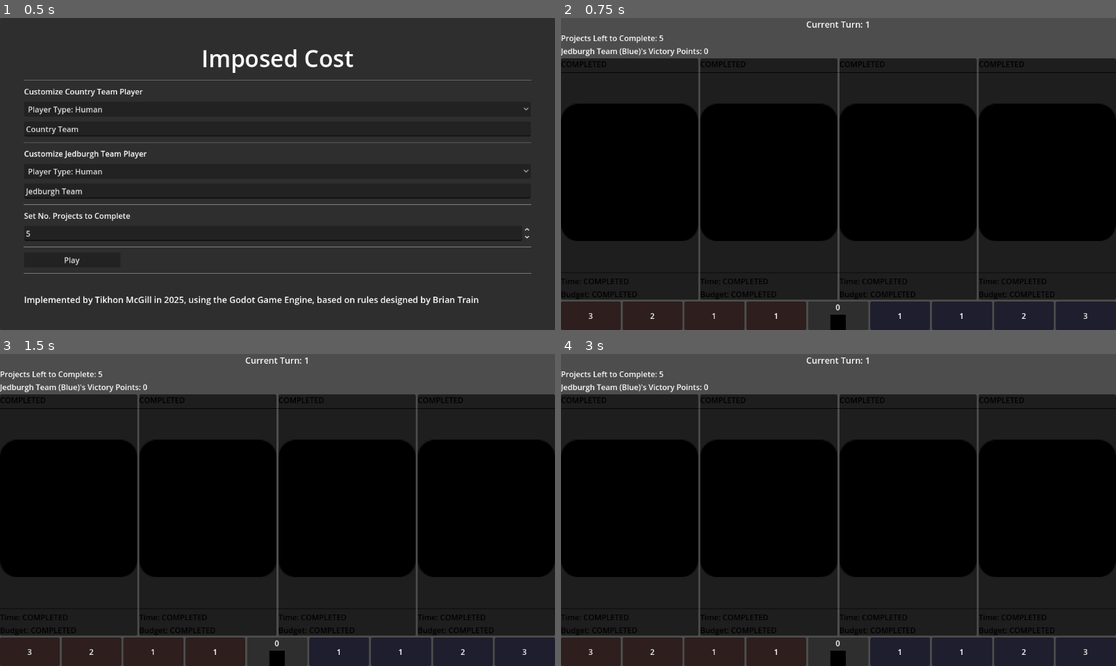
Above: before the commit, frames 1-4 (two rows, left to right).
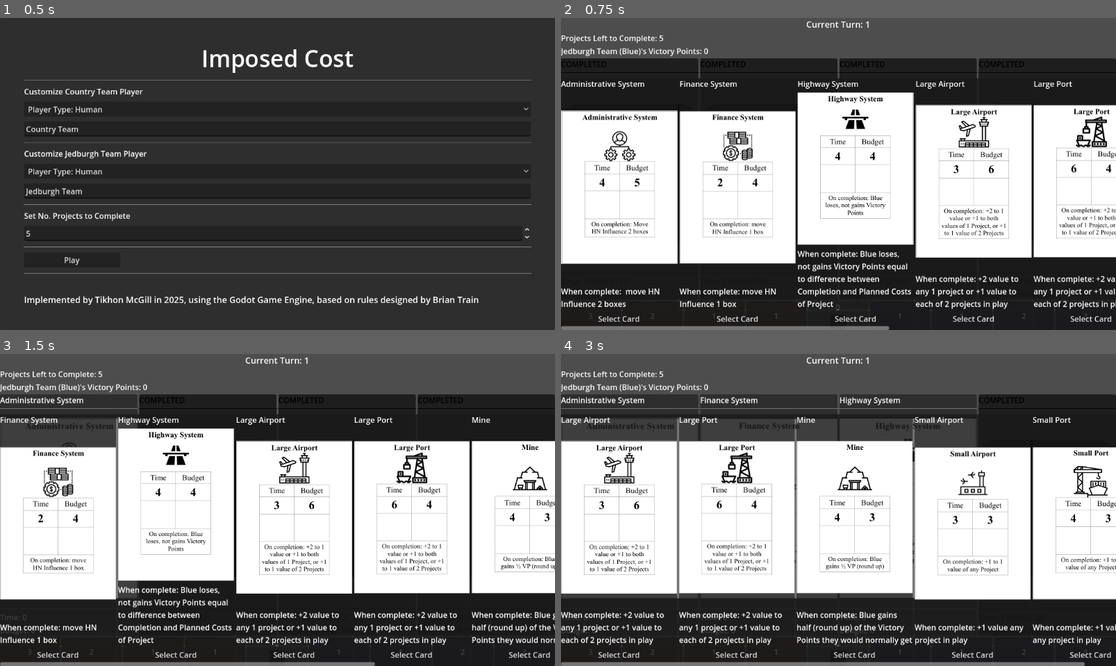
Above: after the commit, the same moments.

Repository: TikhonMcGill/ImposedCost
Game: Godot game, scene res://assets/scenes/main_menu/main_menu.tscn
Two runs of this game, one before a commit and one after it. Both use one fixed random seed, a clock stepped at 60 frames per second and the inputs below. The engine's default icon, where the game draws it, is replaced by a stand-in: a white triangle on a blue panel in a dark square.
Inputs (mouse positions are in pixels of both pictures, inside the frame that each line leads up to):
- Up to frame 1 (0.5 s): no input
- Up to frame 2 (0.75 s): click "Play" at 0.5 s
- Up to frame 3 (1.5 s): click (61, 653) at 1.25 s, where only the run after the commit has a clickable "Select Card"
- Up to frame 4 (3 s): click (616, 653) at 2 s, where only the run after the commit has a clickable "Select Card"; click (616, 653) at 2.75 s, where only the run after the commit has a clickable "Select Card"

Frame 1 is identical in both runs. In frame 2, 53% of the frame differs, in the area x 0-100%, y 19-100%; in frame 3, 56%; in frame 4, 60%, in the area x 0-100%, y 13-100%.

Commit message:
Implement ability for Human to select ProejctCard

Diff:
--- a/assets/scenes/game/player/human_player/card_selector/card_selector.gd
+++ b/assets/scenes/game/player/human_player/card_selector/card_selector.gd
@@ -22,7 +22,7 @@
 		var new_select_element: CardSelectElement = CARD_SELECT_ELEMENT_SCENE.instantiate()
 		card_select_element_container.add_child(new_select_element)
 		new_select_element.my_card = card
-		new_select_element.card_selected.connect(_select_card.bind(card))
+		new_select_element.card_selected.connect(_select_card)
 
 ##Select a Particular Card
 func _select_card(card: Card) -> void:
--- a/assets/scenes/game/player/human_player/human_player.gd
+++ b/assets/scenes/game/player/human_player/human_player.gd
@@ -2,38 +2,60 @@
 extends Player
 
 ##A Player that takes their moves using GUI
+
+@onready var card_selector: CardSelector = $CardSelector ##The UI Element with which the Player will select Cards
 
 func take_turn() -> void:
 	if is_my_turn() == false:
 		return
 
-	print("Human Player not fully implemented, so returning")
-	return
-
 	var moves: Array[Move] = game_state.get_possible_moves()
 
 	if len(moves) == 0:
 		print("No moves for Random Player for %s, returning..." % game_state.get_player_name(my_team))
 		return
 
-	var move_to_take: Move = moves.pick_random()
-
-	if move_to_take is MaintainNetworkMove:
-		move_to_take = _construct_maintain_network_move()
-	elif move_to_take is ActionCardMove:
-		move_to_take = _construct_action_card_move(move_to_take.card_to_use)
-	elif move_to_take is RevealMove:
-		move_to_take = _construct_reveal_move(move_to_take.card_to_use)
-	elif move_to_take is ConcealMove:
-		move_to_take = _construct_conceal_move(move_to_take.card_to_use)
-	elif move_to_take is BuildNetworkMove:
-		move_to_take = _construct_build_network_move(move_to_take.card_to_use)
-	elif move_to_take is ManageNetworkMove:
-		move_to_take = _construct_manage_network_move(move_to_take.card_to_use)
-	elif move_to_take is AddProjectValueMove:
-		move_to_take = _construct_add_project_value_move()
-
-	player_move_taken.emit(move_to_take)
+	if game_state.must_projects_be_added() == true:
+		var possibilities: Array[Card] = []
+
+		for p: SelectProjectMove in game_state.get_project_select_possibilities():
+			if p.project_card_to_select not in possibilities:
+				possibilities.append(p.project_card_to_select)
+
+		card_selector.populate_with_cards(possibilities)
+
+		var chosen_project: ProjectCard = await card_selector.card_selected
+
+		var move_to_take: SelectProjectMove = SelectProjectMove.new()
+
+		for i in range(game_state.projects.size()):
+			if game_state.projects[i] == null:
+				move_to_take.project_slot = i
+				break
+
+		move_to_take.project_card_to_select = chosen_project
+
+		take_move(move_to_take)
+
+
+	#var move_to_take: Move = moves.pick_random()
+	#
+	#if move_to_take is MaintainNetworkMove:
+		#move_to_take = _construct_maintain_network_move()
+	#elif move_to_take is ActionCardMove:
+		#move_to_take = _construct_action_card_move(move_to_take.card_to_use)
+	#elif move_to_take is RevealMove:
+		#move_to_take = _construct_reveal_move(move_to_take.card_to_use)
+	#elif move_to_take is ConcealMove:
+		#move_to_take = _construct_conceal_move(move_to_take.card_to_use)
+	#elif move_to_take is BuildNetworkMove:
+		#move_to_take = _construct_build_network_move(move_to_take.card_to_use)
+	#elif move_to_take is ManageNetworkMove:
+		#move_to_take = _construct_manage_network_move(move_to_take.card_to_use)
+	#elif move_to_take is AddProjectValueMove:
+		#move_to_take = _construct_add_project_value_move()
+	#
+	#player_move_taken.emit(move_to_take)
 
 ##Pick a Random Project that isn't completed
 func _pick_random_incomplete_project(action_card_move: bool = false) -> Project:
--- a/assets/scenes/game/player/human_player/human_player.tscn
+++ b/assets/scenes/game/player/human_player/human_player.tscn
@@ -1,6 +1,12 @@
-[gd_scene load_steps=2 format=3 uid="uid://xsqhafv5gbm1"]
+[gd_scene load_steps=3 format=3 uid="uid://xsqhafv5gbm1"]
 
 [ext_resource type="Script" uid="uid://btxxarmvyr7dq" path="res://assets/scenes/game/player/human_player/human_player.gd" id="1_b03wv"]
+[ext_resource type="PackedScene" uid="uid://bjldw7i7tt3by" path="res://assets/scenes/game/player/human_player/card_selector/card_selector.tscn" id="2_l7hdk"]
 
 [node name="HumanPlayer" type="Node"]
 script = ExtResource("1_b03wv")
+
+[node name="CardSelector" parent="." instance=ExtResource("2_l7hdk")]
+anchors_preset = 12
+anchor_top = 1.0
+grow_vertical = 0
--- a/assets/scenes/game/player/player.gd
+++ b/assets/scenes/game/player/player.gd
@@ -12,6 +12,10 @@
 func take_turn() -> void:
 	pass
 
+##Take a Move
+func take_move(move: Move) -> void:
+	player_move_taken.emit(move)
+
 ##Determine if it's the Current Player's Turn
 func is_my_turn() -> bool:
 	return game_state.current_turn_team == my_team
--- a/assets/scenes/game/player/random_player/random_player.gd
+++ b/assets/scenes/game/player/random_player/random_player.gd
@@ -30,7 +30,7 @@
 	elif move_to_take is AddProjectValueMove:
 		move_to_take = _construct_add_project_value_move()
 
-	player_move_taken.emit(move_to_take)
+	take_move(move_to_take)
 
 ##Pick a Random Project that isn't completed
 func _pick_random_incomplete_project(action_card_move: bool = false) -> Project:
--- a/assets/scenes/game/project_container/project_container.gd
+++ b/assets/scenes/game/project_container/project_container.gd
@@ -2,6 +2,8 @@
 extends PanelContainer
 
 ##A GUI Container representing an Imposed Cost Project
+
+signal slot_selected(slot: int)
 
 @onready var project_label: Label = $VBoxContainer/ProjectLabel
 
@@ -9,6 +11,8 @@
 
 @onready var time_label: Label = $VBoxContainer/TimeLabel
 @onready var budget_label: Label = $VBoxContainer/BudgetLabel
+
+@onready var select_button: Button = $VBoxContainer/SelectButton
 
 var my_project: Project ##The Project this Container represents, updated per-frame
 
@@ -29,3 +33,7 @@
 	my_project = project
 	project_card_texture_rect.texture = project.project_card.card_image
 	project_label.text = my_project.project_card.card_name
+	select_button.hide()
+
+func _on_select_button_pressed() -> void:
+	slot_selected.emit(get_index())
--- a/assets/scenes/game/project_container/project_container.tscn
+++ b/assets/scenes/game/project_container/project_container.tscn
@@ -32,8 +32,15 @@
 [node name="HSeparator" type="HSeparator" parent="VBoxContainer"]
 layout_mode = 2
 
+[node name="SelectButton" type="Button" parent="VBoxContainer"]
+visible = false
+layout_mode = 2
+text = "Select"
+
 [node name="TimeLabel" type="Label" parent="VBoxContainer"]
 layout_mode = 2
 
 [node name="BudgetLabel" type="Label" parent="VBoxContainer"]
 layout_mode = 2
+
+[connection signal="pressed" from="VBoxContainer/SelectButton" to="." method="_on_select_button_pressed"]
--- a/assets/scripts/game_state/game_state.gd
+++ b/assets/scripts/game_state/game_state.gd
@@ -352,7 +352,7 @@
 	#In the Setup Phase, the only Possible Moves are the Country Team placing down a Project Card
 	#into the relevant slot
 	if current_phase == PHASE.SETUP:
-		return _get_project_select_possibilities()
+		return get_project_select_possibilities()
 	elif current_phase == PHASE.DRAW_CARDS_JEDBURGH or current_phase == PHASE.DRAW_CARDS_COUNTRY:
 		return [DrawCardMove.new()]
 	elif current_phase == PHASE.MAINTAIN_NETWORK_COUNTRY or current_phase == PHASE.MAINTAIN_NETWORK_JEDBURGH:
@@ -457,8 +457,8 @@
 				if p != null and (p.budget < 9 or p.time < 9) and p.is_project_complete() == false:
 					projects_moves.append(AddProjectValueMove.new())
 
-		if _must_projects_be_added() == true:
-			projects_moves += _get_project_select_possibilities()
+		if must_projects_be_added() == true:
+			projects_moves += get_project_select_possibilities()
 
 		return projects_moves
 
@@ -486,14 +486,14 @@
 		move.project_card_to_select.card_history.append("Selected as Project")
 
 		if current_phase == PHASE.SETUP:
-			if _must_projects_be_added() == true:
+			if must_projects_be_added() == true:
 				print("Still some Unset Projects, staying in Setup Phase!")
 			else:
 				#If all cards set, Move onto Draw Cards Phase
 				print("Moving onto Draw Cards Phase!")
 				_transfer_to_phase(PHASE.DRAW_CARDS_JEDBURGH, TEAM.JEDBURGH)
 		elif current_phase == PHASE.PROJECTS:
-			if _must_projects_be_added() == true:
+			if must_projects_be_added() == true:
 				print("Still some Unset Projects, staying in Projects Phase")
 			elif EFFECT_ADD_VALUE_NAME in project_effects:
 				print("Still unplayed Project Effects, staying in Projects Phase")
@@ -799,7 +799,7 @@
 		print("Still unplayed Project Effects, staying in Projects Phase")
 		return
 
-	if _must_projects_be_added() == true:
+	if must_projects_be_added() == true:
 		print("Projects must still be added, staying in Projects Phase!")
 		return
 
@@ -807,7 +807,7 @@
 
 ##Check if Projects must be added - if there are less than 4 Active Projects
 ##AND there are more Projects to be Played than Active Projects, return True
-func _must_projects_be_added() -> bool:
+func must_projects_be_added() -> bool:
 	#E.g. we have 3 Active Projects out of 4, with 5 projects left to play
 	# 5 > 3, so yes, projects must be added
 
@@ -856,7 +856,7 @@
 	return possibilities
 
 ##Get possible Project Selection Possibilities
-func _get_project_select_possibilities() -> Array[Move]:
+func get_project_select_possibilities() -> Array[Move]:
 	var possibilities: Array[Move] = []
 
 	var all_projects: Array[ProjectCard] = [
Not shown, changed: admin/next_plans.txt
Not shown, changed: admin/plans.txt
